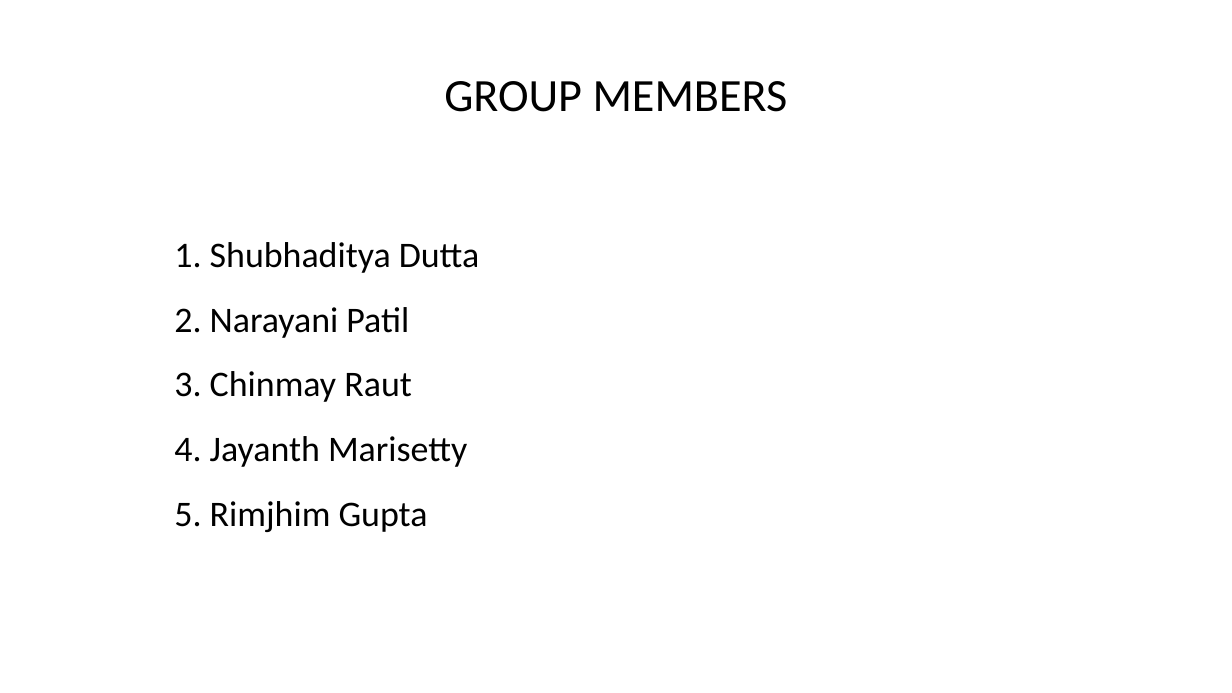
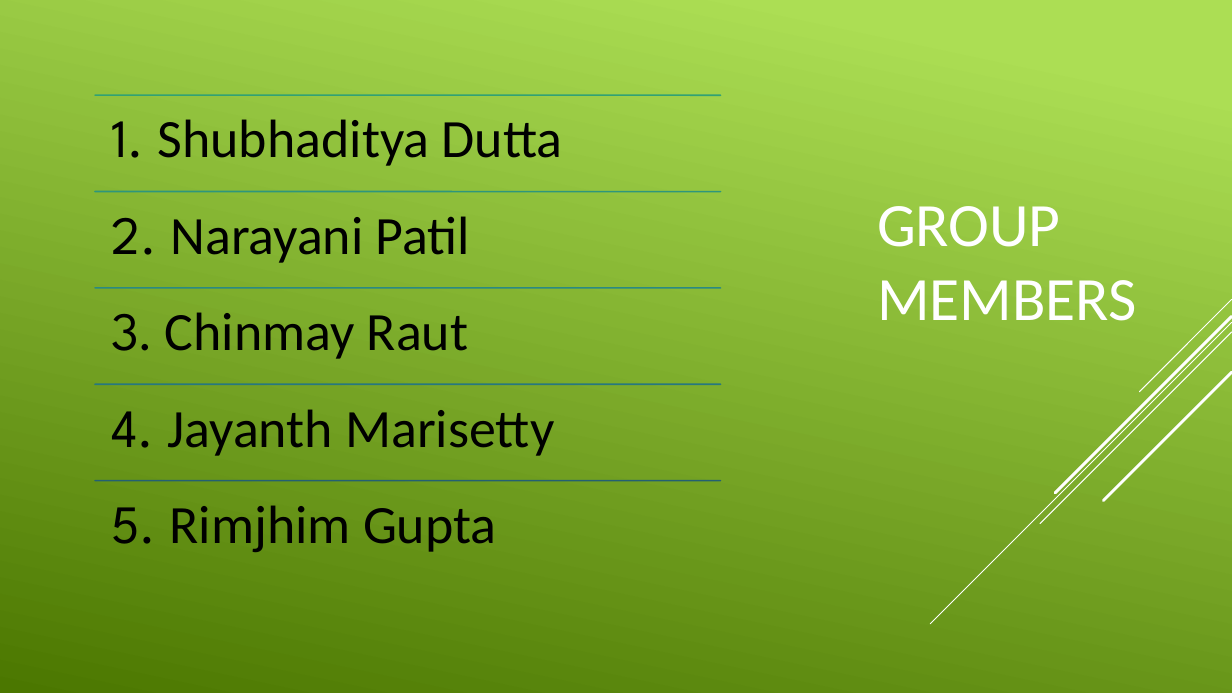
Before and after one commit to duttashubhaditya/USIAIACADEMY1, a slide deck: slide 2 of Assignments/Capstone/Checkpoint 1/Checkpoint_1_Batch_I_Group_5.pptx. Drawn at 1232x693 pixels with LibreOffice and Linux fonts; fonts in the diff are those of the drawing. Boxes give left, top, right and bottom in pixels: in the first picture for what was removed or moved away, otherwise in the second. Text is boxed around its words. In the diff, an @@ line names an element or a change of style, - is before the commit and + after.

```diff
--- a/Assignments/Capstone/Checkpoint 1/Checkpoint_1_Batch_I_Group_5.pptx
+++ b/Assignments/Capstone/Checkpoint 1/Checkpoint_1_Batch_I_Group_5.pptx
@@ background gradient #FFFFFF to #4C7800 to #FFFFFF @@
@@ rectangle added at (x1=0, y1=0, x2=1232, y2=693), fill gradient #ACDF55 to #4C7800 @@
@@ text "GROUP MEMBERS" moved from (x1=444, y1=81, x2=788, y2=112) to (x1=877, y1=206, x2=1137, y2=321) @@
@@ text "GROUP MEMBERS" at (x1=877, y1=206, x2=1137, y2=321): size 36 to 48 pt, text colour #000000 to #FFFFFF; alignment centre to left; more space between paragraphs; vertical alignment top to middle @@
@@ text removed at (x1=174, y1=242, x2=480, y2=532) @@
-1. Shubhaditya Dutta
-2. Narayani Patil
-3. Chinmay Raut
-4. Jayanth Marisetty
-5. Rimjhim Gupta
@@ group removed at (x1=931, y1=299, x2=1232, y2=624): 5 lines @@
@@ group added at (x1=931, y1=299, x2=1232, y2=624): 5 lines @@
@@ group added at (x1=931, y1=299, x2=1232, y2=624): 5 lines @@
@@ group added at (x1=95, y1=95, x2=721, y2=552): 5 lines, 5 texts @@
+1. Shubhaditya Dutta
+2. Narayani Patil
+3. Chinmay Raut
+4. Jayanth Marisetty
+5. Rimjhim Gupta
```
Also in this commit, not shown: 8 other slides changed, 2 slides added, 2 slides removed.
